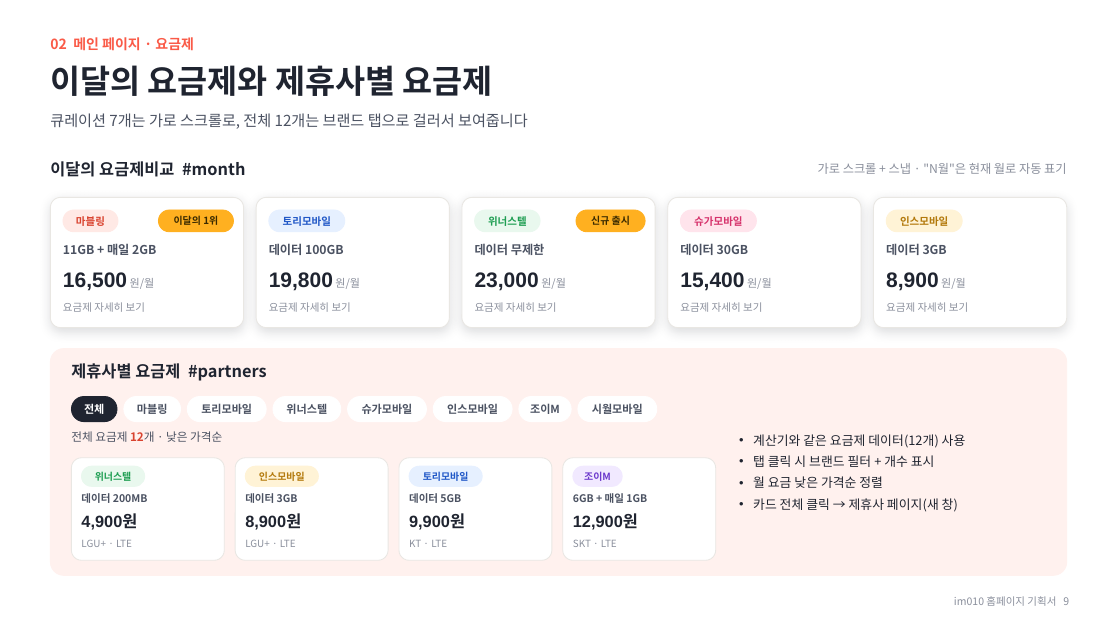
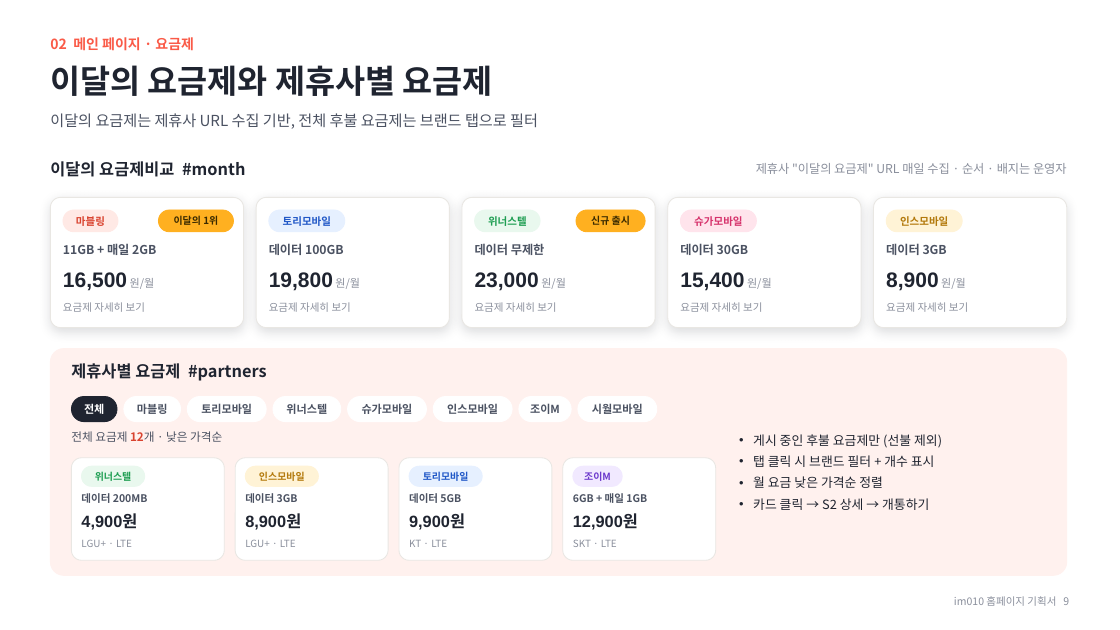
Before and after one commit to chlee-oss/im010, a slide deck: slide 9 of im010_기획서.pptx. Drawn at 1120x630 pixels with LibreOffice and Linux fonts; fonts in the diff are those of the drawing. Boxes give left, top, right and bottom in pixels: in the first picture for what was removed or moved away, otherwise in the second. Text is boxed around its words. In the diff, an @@ line names an element or a change of style, - is before the commit and + after.

```diff
--- a/im010_기획서.pptx
+++ b/im010_기획서.pptx
@@ text at bbox=[50, 113, 538, 129]: text changed @@
-큐레이션 7개는 가로 스크롤로, 전체 12개는 브랜드 탭으로 걸러서 보여줍니다
+이달의 요금제는 제휴사 URL 수집 기반, 전체 후불 요금제는 브랜드 탭으로 필터
@@ text at bbox=[756, 163, 1067, 174]: text changed @@
-가로 스크롤 + 스냅 · "N월"은 현재 월로 자동 표기
+제휴사 "이달의 요금제" URL 매일 수집 · 순서 · 배지는 운영자
@@ text at bbox=[753, 434, 942, 448]: text changed @@
-• 계산기와 같은 요금제 데이터(12개) 사용
+• 게시 중인 후불 요금제만 (선불 제외)
@@ text at bbox=[753, 498, 929, 510]: text changed @@
-• 카드 전체 클릭 → 제휴사 페이지(새 창)
+• 카드 클릭 → S2 상세 → 개통하기
```
Also in this commit, not shown: 12 other slides changed, 8 slides added.
